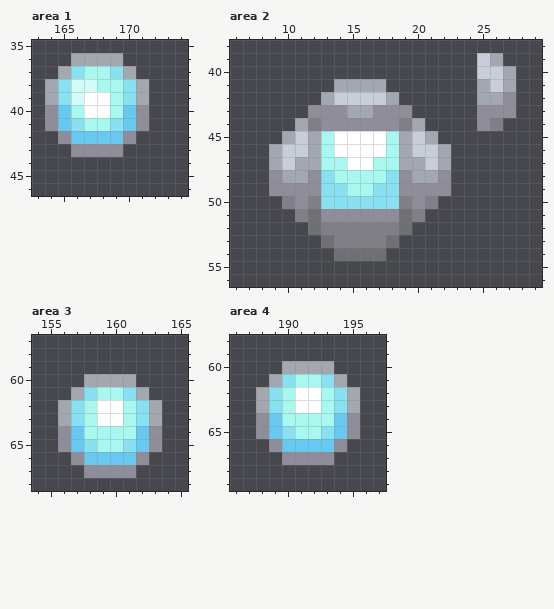
Pixel-art file, stored at Content/enemy3.aseprite. That is the earlier state.
256x128 pixels, 1 frame. Colours within 5 levels of each other are drawn and written as one. Shown: area 1: x 163..174, y 35..46; area 2: x 6..29, y 38..56; area 3: x 154..165, y 57..68; area 4: x 186..197, y 58..69. The commit also changed other parts of the picture, which this record leaves out.
After the commit:
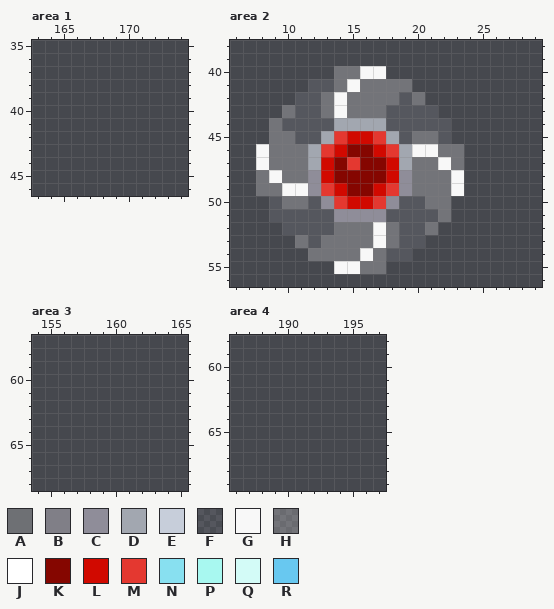
Palette (. is transparent): A #6e7074  B #807f87  C #8f8d99  D #a2a7b0  E #c7ceda  F #d8dfec1a  G #f8f8f8  H #ffffff3e  J #ffffff  K #850600  L #d10900  M #e43830  N #88e0f0  P #a8f8f0  Q #d3fbf7  R #68c8f0
The exact change:
Changed rows in their new state; - is an unchanged pixel.
Area 1:
first column x 164:
36 --....--
37 -......-
38 ........
39 ........
40 ........
41 ........
42 -......-
43 --....--
Area 2:
first column x 8:
39 -----------------..-
40 ------HHGG-------...
41 ----FFHGHHHH-----...
42 ---FFHGHHHHFH----...
43 --HFFHGHHHFFFF---...
44 -HFFFFDDDDFFFFF--..-
45 -HHFFDMLLMDFHHF-----
46 GHHH-MLKKLM-GGHH----
47 GHHH-LKMKKL-HHGH----
48 HGHH-LKKKKL-HHHG----
49 HHGG-MLKKLM-HHHG----
50 -FHHFCMLLMCFFHH-----
51 -FFFFF----FFFFH-----
52 --FFFFHHHGHFFH------
53 ---HFHHHHGHFF-------
54 ----HHHHGHFF--------
55 ------GGHH----------
Area 3:
first column x 156:
60 --....--
61 -......-
62 ........
63 ........
64 ........
65 ........
66 -......-
67 --....--
Area 4:
first column x 188:
60 --....--
61 -......-
62 ........
63 ........
64 ........
65 ........
66 -......-
67 --....--
Boxes around the changes in both pictures, in picture pixels (x1, y1, x2, y2):
erased: (45, 53, 149, 157)
changed: (256, 53, 516, 274)
erased: (58, 374, 162, 478)
erased: (256, 361, 360, 465)
